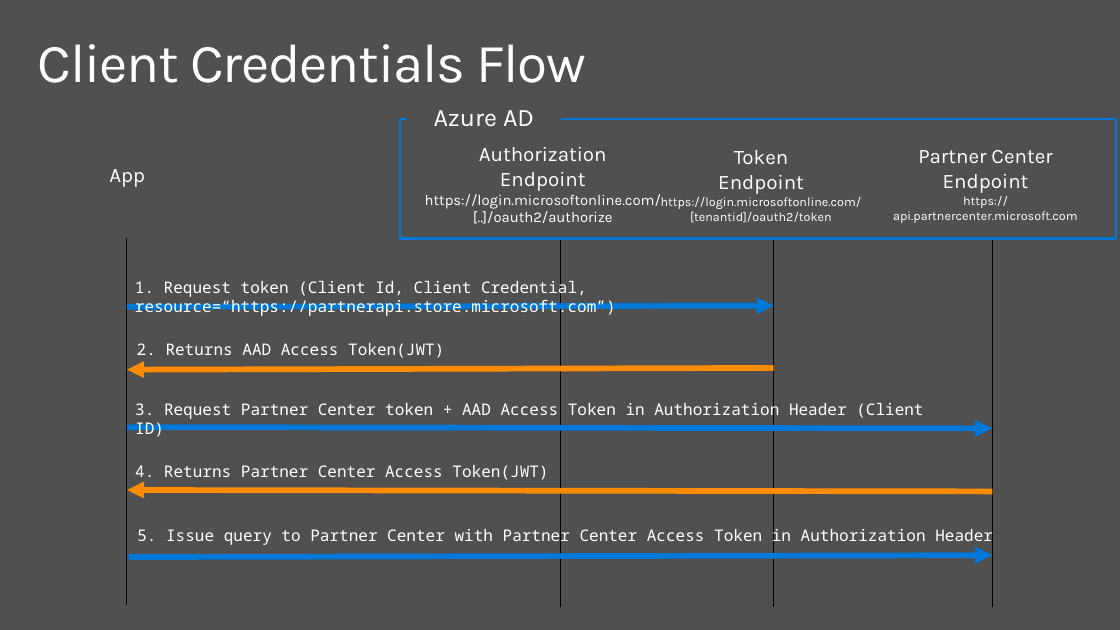
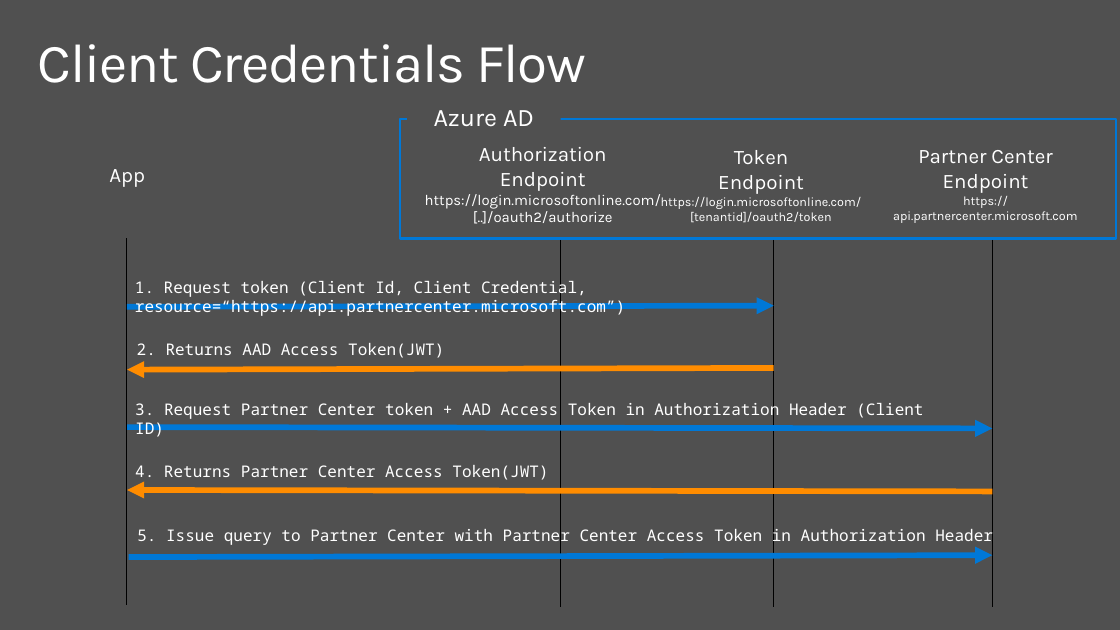
Before and after one commit to isabella232/training-course, a slide deck: slide 41 of mod-02-azuread/mod-02-azuread.pptx. Drawn at 1120x630 pixels with LibreOffice and Linux fonts; fonts in the diff are those of the drawing; background and template pictures are left out. Boxes give left, top, right and bottom in pixels: in the first picture for what was removed or moved away, otherwise in the second. Text is boxed around its words. In the diff, an @@ line names an element or a change of style, - is before the commit and + after.

Commit message:
update slides and demos with Partner Center SDK GA updates

```diff
--- a/mod-02-azuread/mod-02-azuread.pptx
+++ b/mod-02-azuread/mod-02-azuread.pptx
@@ text at [135,278,625,317]: text changed @@
-1. Request token (Client Id, Client Credential, resource=“https://partnerapi.store.microsoft.com”)
+1. Request token (Client Id, Client Credential, resource=“https://api.partnercenter.microsoft.com”)
```
Also in this commit, not shown: 4 other slides changed, 15 other files.
